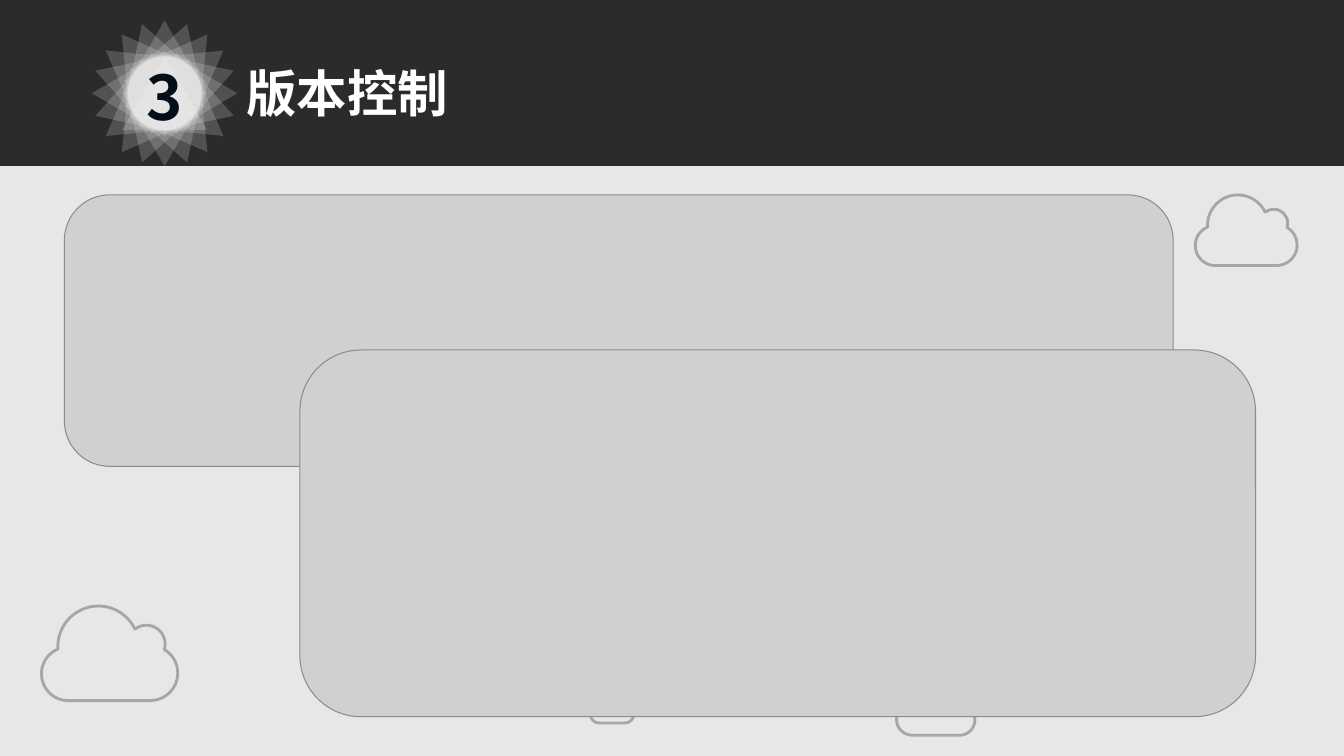
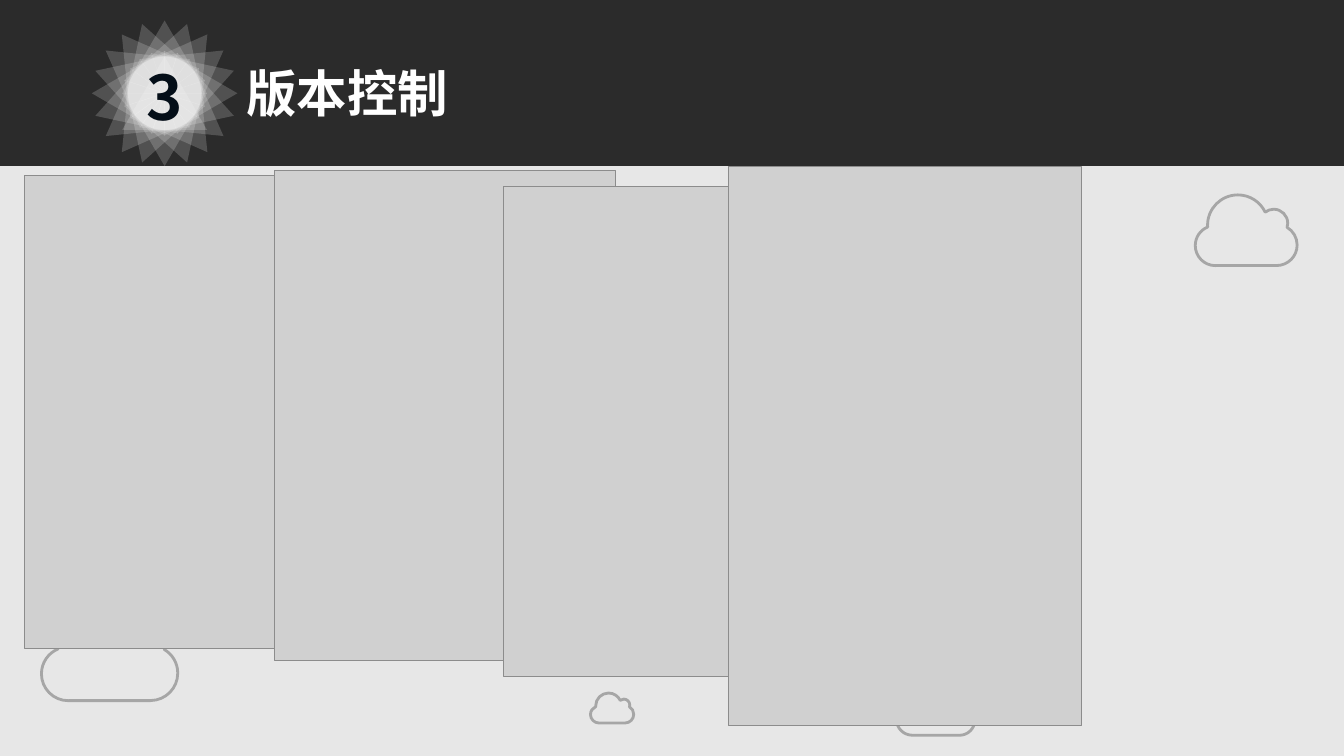
Before and after one commit to Qiaoxiaoyue-799/The-Five-elements, a slide deck: slide 9 of 项目规划/演示文档3.pptx. Drawn at 1344x756 pixels with LibreOffice and Linux fonts; fonts in the diff are those of the drawing; grey boxes stand for pictures; background and template pictures are left out; a plain dark background stands for a picture behind light text. Boxes give left, top, right and bottom in pixels: in the first picture for what was removed or moved away, otherwise in the second. Text is boxed around its words. In the diff, an @@ line names an element or a change of style, - is before the commit and + after.

```diff
--- a/项目规划/演示文档3.pptx
+++ b/项目规划/演示文档3.pptx
@@ picture added at (x1=25, y1=175, x2=347, y2=648) @@
@@ picture added at (x1=274, y1=170, x2=616, y2=660) @@
@@ picture added at (x1=728, y1=166, x2=1082, y2=726) @@
@@ picture removed at (x1=65, y1=195, x2=1174, y2=466) @@
@@ picture added at (x1=504, y1=187, x2=826, y2=677) @@
@@ picture removed at (x1=300, y1=350, x2=1256, y2=717) @@
```
Also in this commit, not shown: 1 other slide changed.
